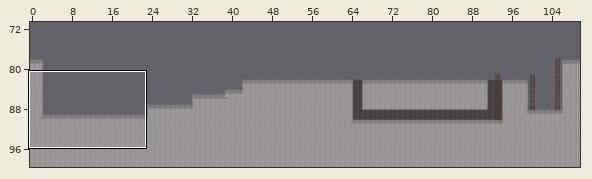
A Tiled map (JSON) gets an edit: assets/maps/map_0.json. The first picture is a wide view before the edit; the outline marks the close-up.
Close-up. As it was:
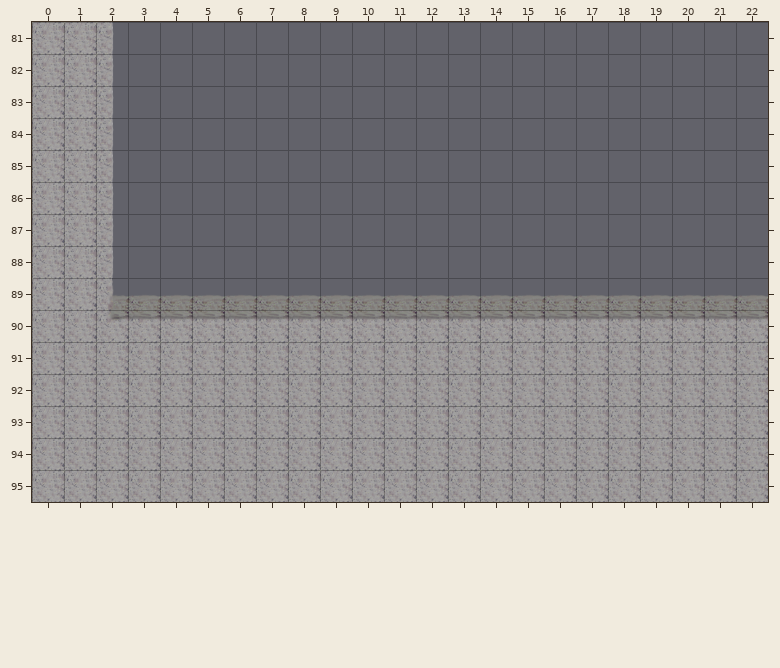
Cells are 64x64 px. Shown: x 0..22, y 81..95. The commit also changed other parts of the map, which this record leaves out.
After:
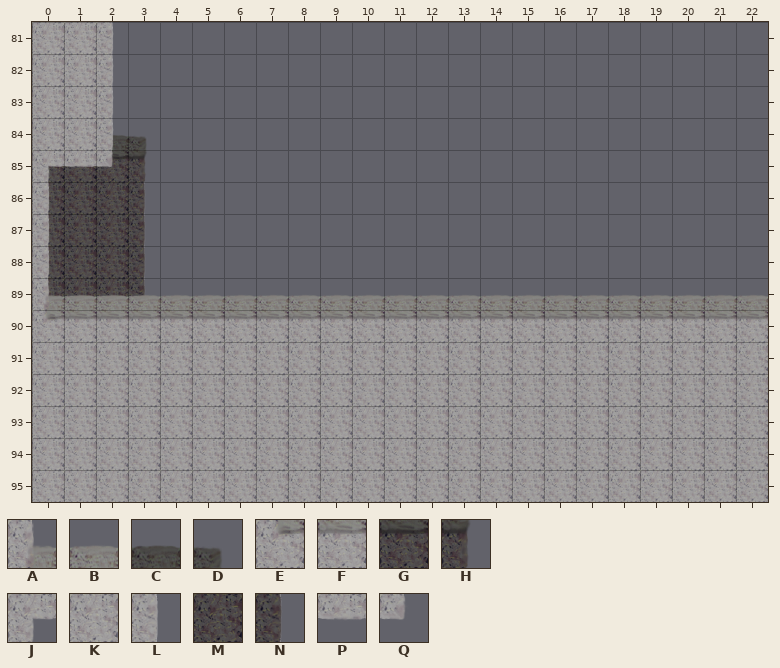
Key: from "vindicta_platforms": A 11, B 13, C 19, D 20, E 22, F 24, G 30, H 31, J 36, K 46, L 47, M 52, N 53, P 57, Q 58.
_ is an empty cell.
The edit:
Layer "Grotte":
Tile C now appears in row 84 at x 2.
Tile D now appears in row 84 at x 3.
Tile G now appears in row 85 at x 2.
Tile H now appears in row 85 at x 3.
Tile M now appears in row 85 at x 0 to 1; in rows 86 to 89 at x 0 to 2.
Tile N now appears in rows 86 to 89 at x 3.
Layer "Platforms":
The author changed tile K to tile A in row 89 at x 0.
The author changed tile A to tile B in row 89 at x 2.
The author changed tile K to tile B in row 89 at x 1.
The author changed tile K to tile E in row 90 at x 0.
The author changed tile E to tile F in row 90 at x 2.
The author changed tile K to tile F in row 90 at x 1.
The author changed tile K to tile J in row 85 at x 0.
The author changed tile K to tile L in rows 86 to 88 at x 0.
The author changed tile K to tile P in row 85 at x 1.
The author changed tile L to tile Q in row 85 at x 2.
The edit erases tile K in rows 86 to 88 at x 1.
The edit erases tile L in rows 86 to 88 at x 2.
Pixel boxes of the changes (left, top, right, bottom) in both close-ups:
changed: (32, 135, 147, 342)
